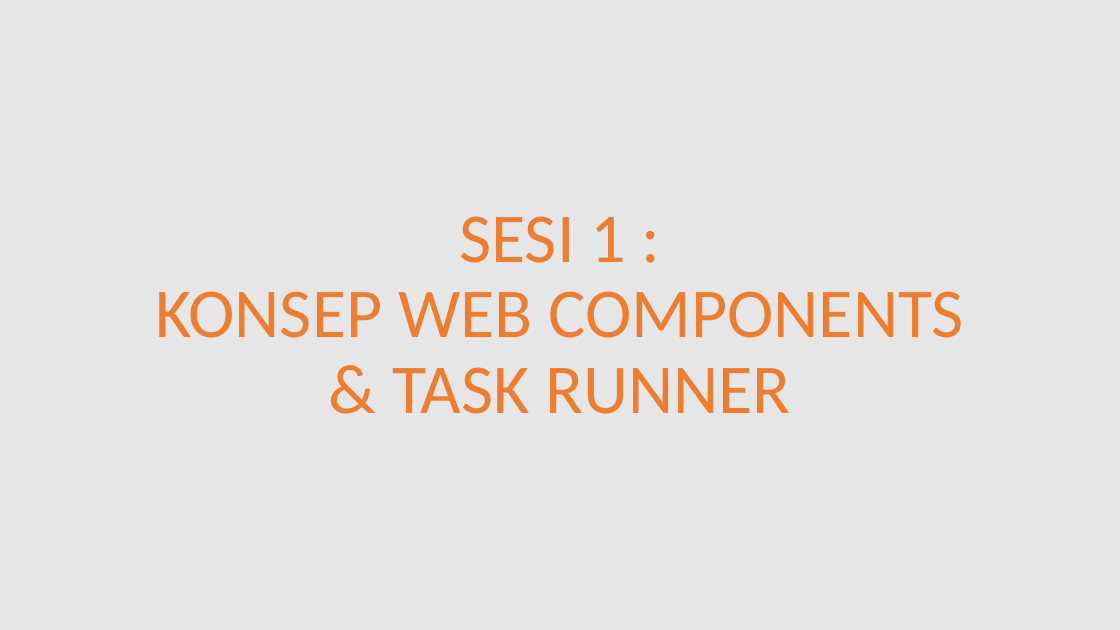
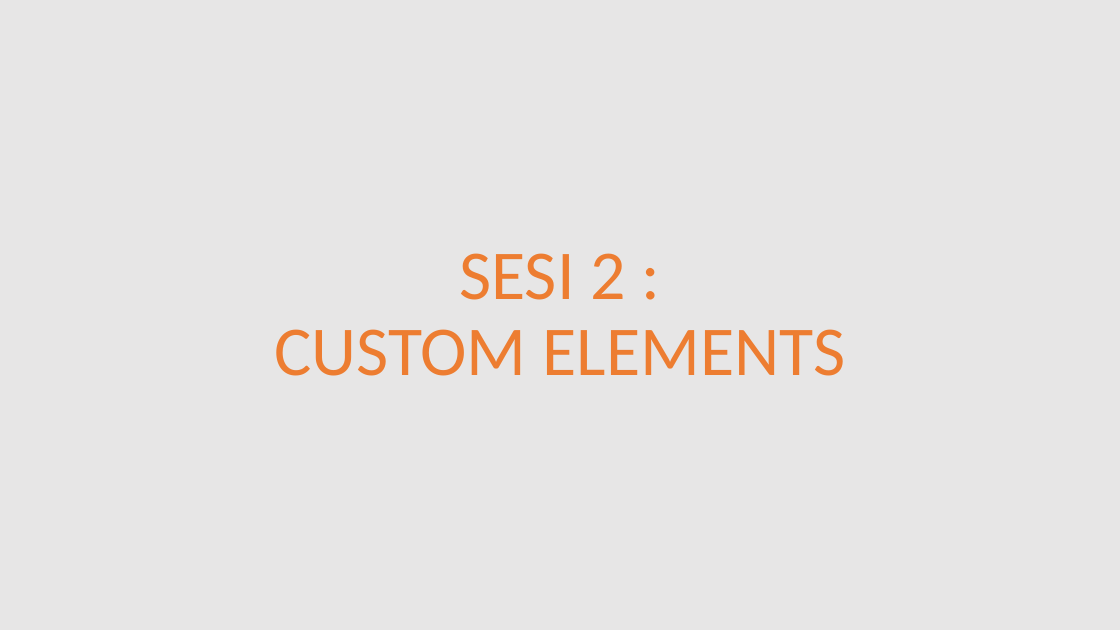
Before and after one commit to MalangFrontend/ongis-frontend-1, a slide deck: slide 3 of doc/presentasi-materi-01.pptx. Drawn at 1120x630 pixels with LibreOffice and Linux fonts; fonts in the diff are those of the drawing. Boxes give left, top, right and bottom in pixels: in the first picture for what was removed or moved away, otherwise in the second. Text is boxed around its words. In the diff, an @@ line names an element or a change of style, - is before the commit and + after.

```diff
--- a/doc/presentasi-materi-01.pptx
+++ b/doc/presentasi-materi-01.pptx
@@ title at (274,253,845,376): text changed @@
-SESI 1 :
-KONSEP WEB COMPONENTS
-& TASK RUNNER
+SESI 2 :
+CUSTOM ELEMENTS
```
Also in this commit, not shown: 5 other slides changed, 46 slides removed, 21 other files.
